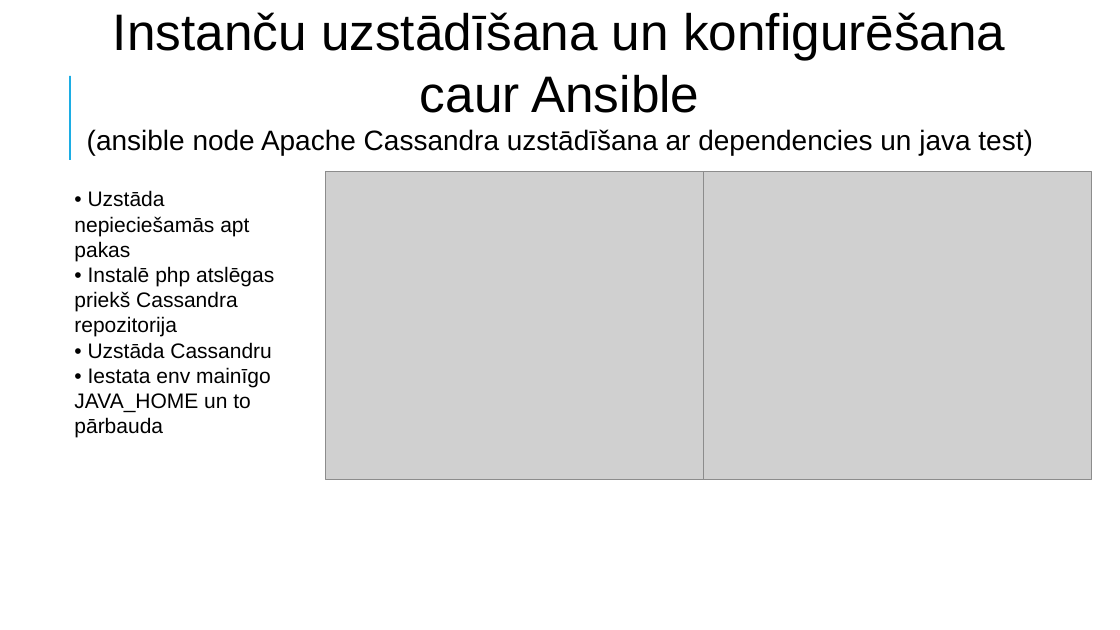
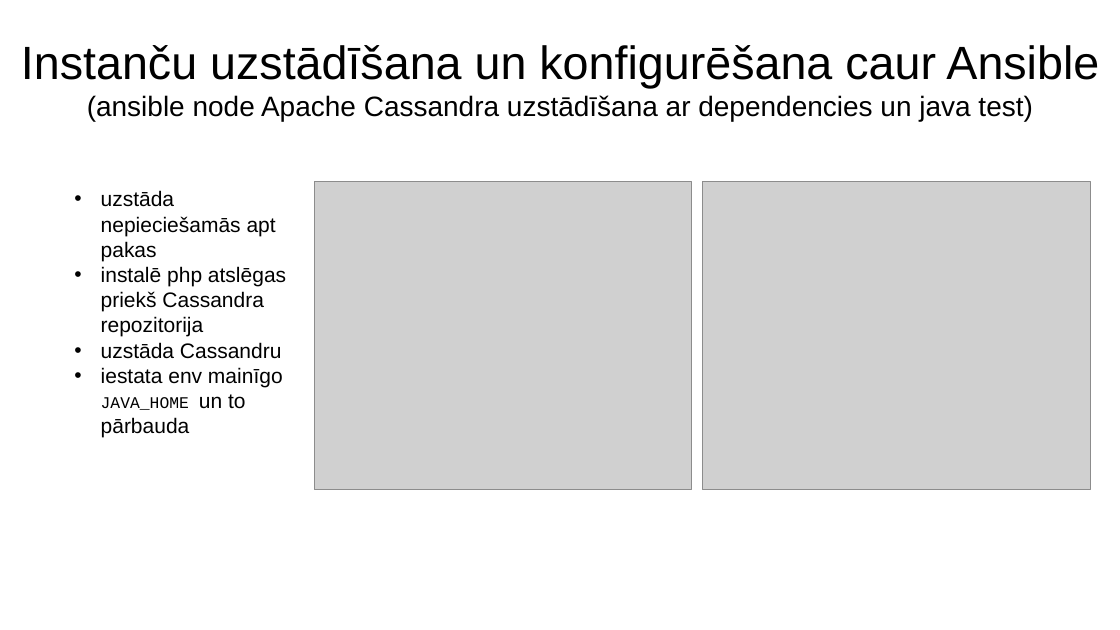
Before and after one commit to DitaGabalina/devops_db_group, a slide deck: slide 19 of docs/Slaidi.2022.07.04_v2.pptx. Drawn at 1120x630 pixels with LibreOffice and Linux fonts; fonts in the diff are those of the drawing; grey boxes stand for pictures. Boxes give left, top, right and bottom in pixels: in the first picture for what was removed or moved away, otherwise in the second. Text is boxed around its words. In the diff, an @@ line names an element or a change of style, - is before the commit and + after.

Commit message:
Slide formatting

```diff
--- a/docs/Slaidi.2022.07.04_v2.pptx
+++ b/docs/Slaidi.2022.07.04_v2.pptx
@@ title "Instanču uzstādīšana un konfigurēšana caur ...": place and size @@
-title "Instanču uzstādīšana un konfigurēšana caur ..." at (87,12,1032,155)
+title "Instanču uzstādīšana un konfigurēšana caur ..." at (21,45,1099,121)
@@ title "Instanču uzstādīšana un konfigurēšana caur ..." at (21,45,1099,121): size 44 to 40 pt in "Instanču uzstādīšana un konfigurēšana caur Ansible" @@
@@ line removed from (70, 160) to (70, 76) @@
@@ text at (101,190,286,438): text changed @@
-• Uzstāda nepieciešamās apt pakas
-• Instalē php atslēgas priekš Cassandra repozitorija
-• Uzstāda Cassandru
-• Iestata env mainīgo JAVA_HOME un to pārbauda
+• uzstāda nepieciešamās apt pakas
+• instalē php atslēgas priekš Cassandra repozitorija
+• uzstāda Cassandru
+• iestata env mainīgo JAVA_HOME un to pārbauda
@@ picture: place and size @@
-picture at (326,171,703,480)
+picture at (314,182,691,491)
@@ picture: place and size @@
-picture at (703,171,1091,480)
+picture at (702,182,1091,491)
```
Also in this commit, not shown: 16 other slides changed, 1 other file.
